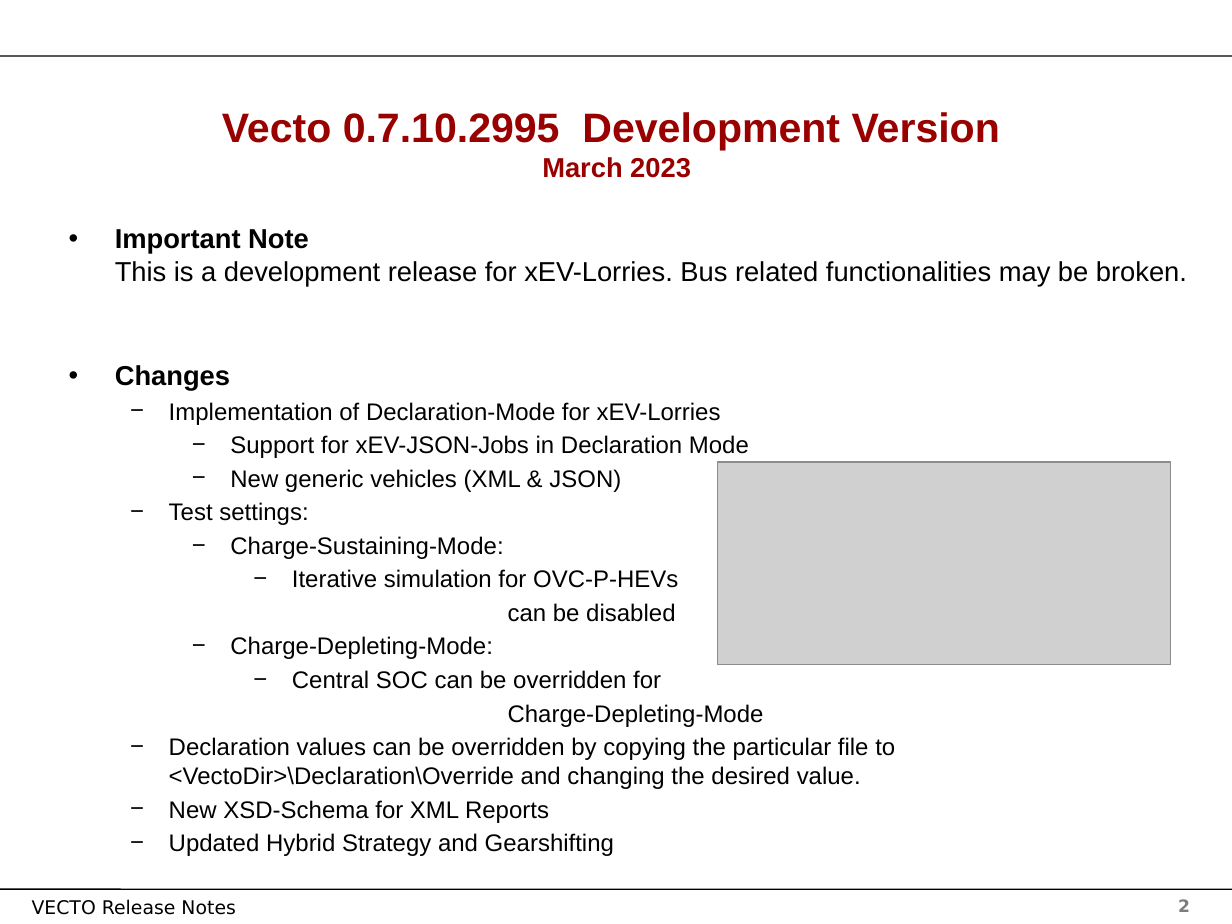
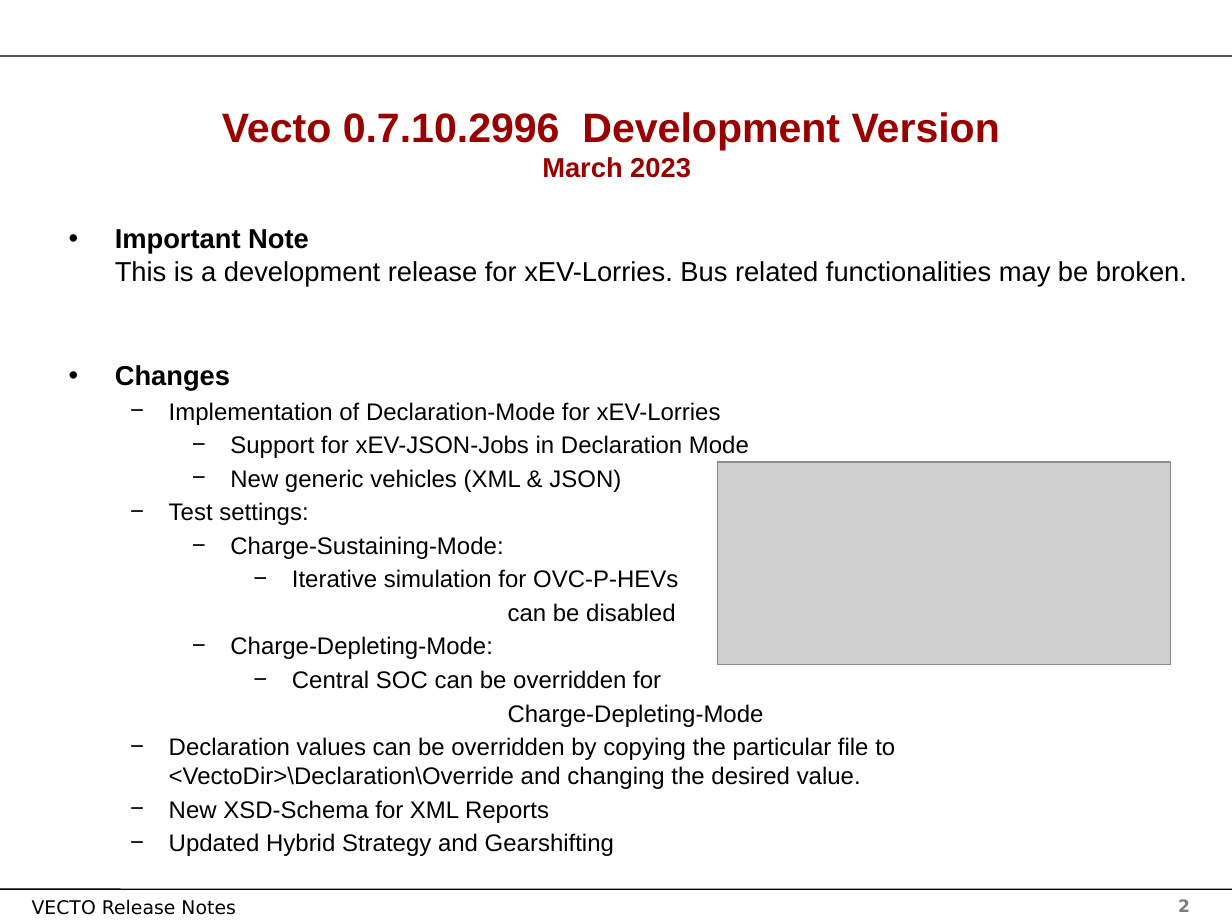
Before and after one commit to tanawadeatharva/BharatVECTO, a slide deck: slide 2 of Documentation/User Manual Source/Release Notes Vecto3.x.pptx. Drawn at 1232x924 pixels with LibreOffice and Linux fonts; fonts in the diff are those of the drawing; grey boxes stand for pictures; background and template pictures are left out. Boxes give left, top, right and bottom in pixels: in the first picture for what was removed or moved away, otherwise in the second. Text is boxed around its words. In the diff, an @@ line names an element or a change of style, - is before the commit and + after.

```diff
--- a/Documentation/User Manual Source/Release Notes Vecto3.x.pptx
+++ b/Documentation/User Manual Source/Release Notes Vecto3.x.pptx
@@ title at (x1=222, y1=112, x2=1000, y2=178): text changed @@
-Vecto 0.7.10.2995 Development Version
-March 2023
+Vecto 0.7.10.2996 Development Version
+March 2023
```
Also in this commit, not shown: 2 other slides changed.
